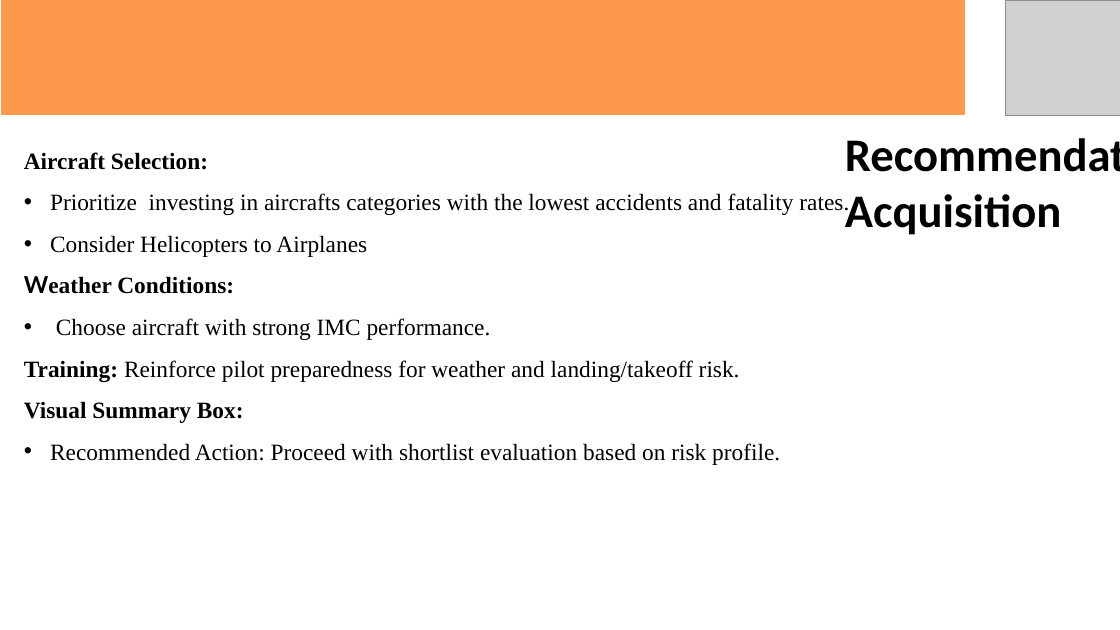
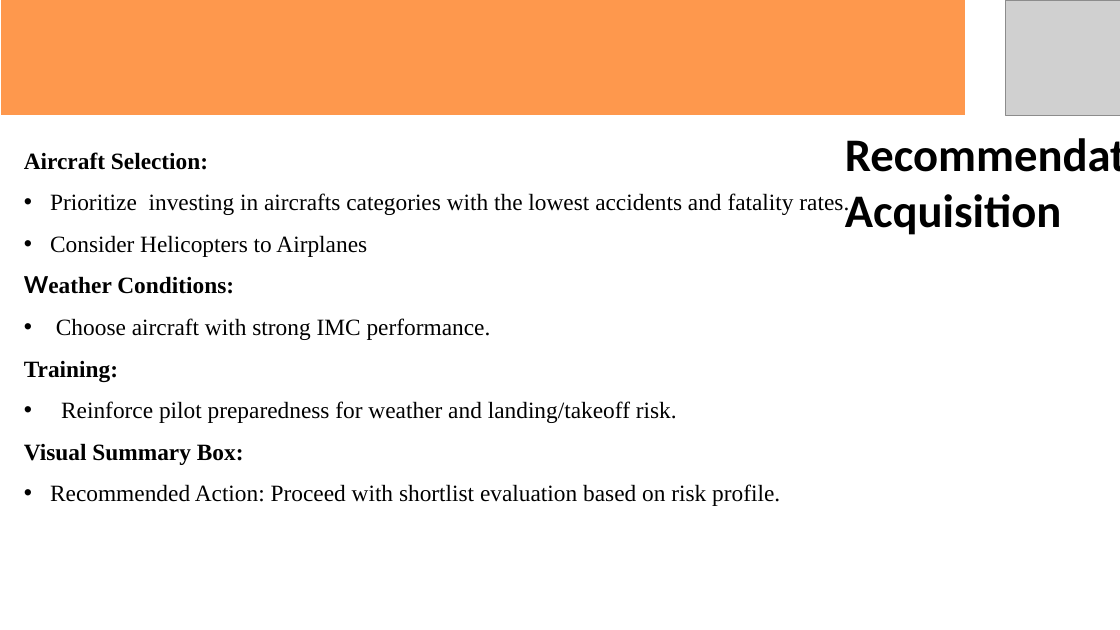
Before and after one commit to Erick-M25/Aviation-Accidents-, a slide deck: slide 7 of PPT_phase1 Project.pptm. Drawn at 1120x630 pixels with LibreOffice and Linux fonts; fonts in the diff are those of the drawing; grey boxes stand for pictures. Boxes give left, top, right and bottom in pixels: in the first picture for what was removed or moved away, otherwise in the second. Text is boxed around its words. In the diff, an @@ line names an element or a change of style, - is before the commit and + after.

```diff
--- a/PPT_phase1 Project.pptm
+++ b/PPT_phase1 Project.pptm
@@ text at bbox=[24, 361, 677, 423]: text changed @@
-Training: Reinforce pilot preparedness for weather and landing/takeoff risk.
+Training:
+• Reinforce pilot preparedness for weather and landing/takeoff risk.
```
Also in this commit, not shown: 2 other slides changed.
